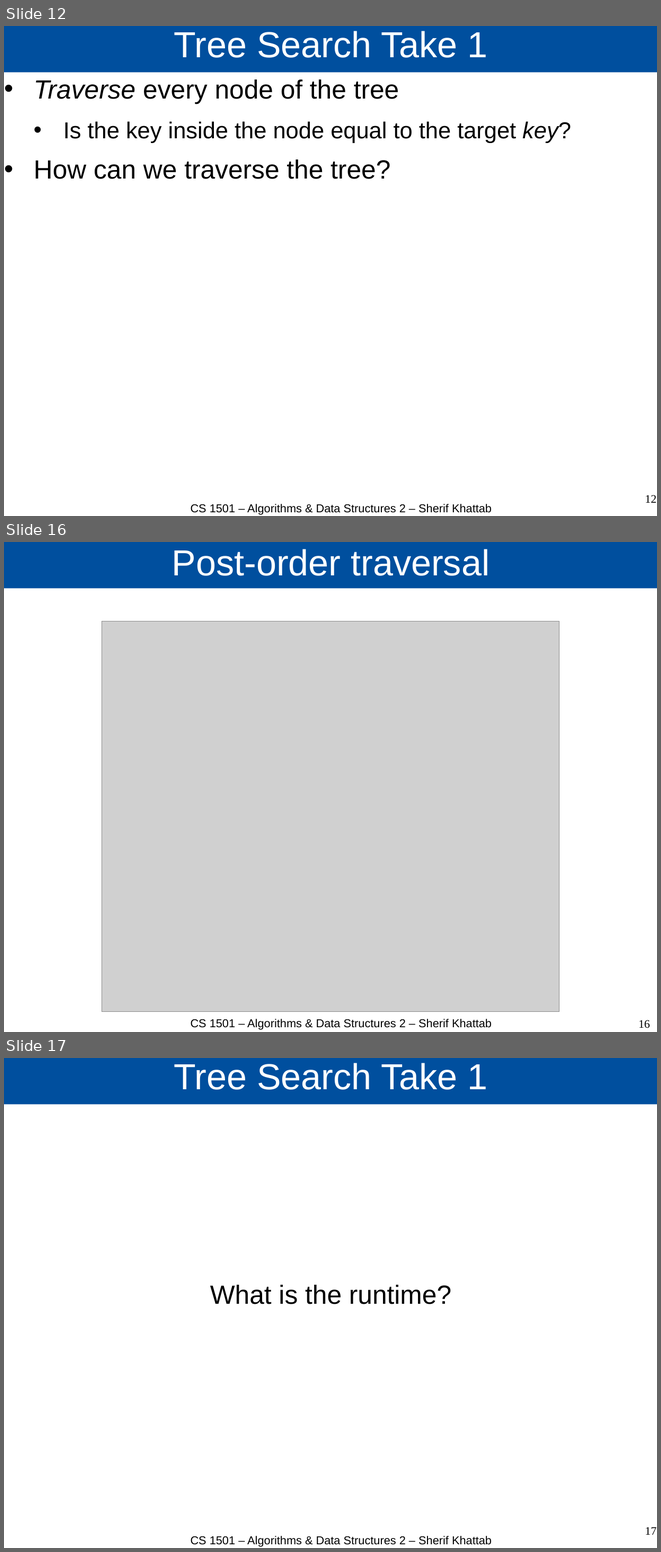
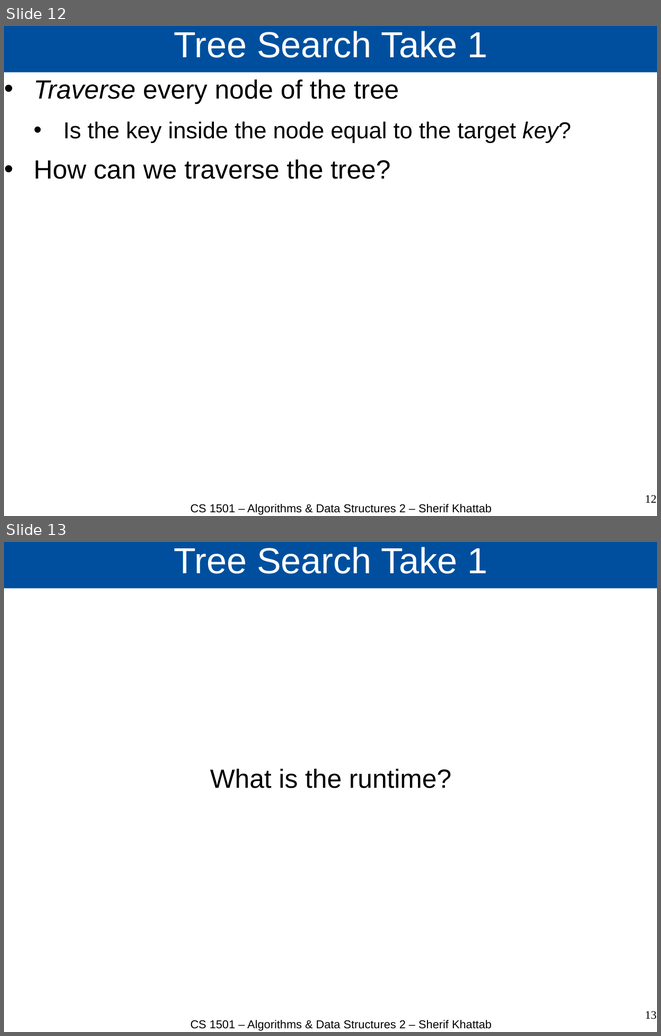
Before and after one commit to cs1501-2224/handouts, a slide deck: DraftSlides/Lecture3.pptx. Shown one above the other, each under a label of ours: slides 12, 16 and 17 before the commit, slides 12 and 13 after it; the slides between them are not shown. The pictures are 661x1552 and 661x1036 pixels, drawn with LibreOffice and Linux fonts; fonts in the diff are those of the drawing; grey boxes stand for pictures. Boxes give left, top, right and bottom in pixels: in the first picture for what was removed or moved away, otherwise in the second. Text is boxed around its words. In the diff, an @@ line names an element or a change of style, - is before the commit and + after.

```diff
--- a/DraftSlides/Lecture3.pptx
+++ b/DraftSlides/Lecture3.pptx
@@ slide 16 removed at bbox=[4, 542, 657, 1032], background #FFFFFF @@
@@ title removed at bbox=[4, 542, 657, 589] @@
-Post-order traversal
@@ picture removed at bbox=[102, 622, 558, 1012] @@
@@ text removed at bbox=[191, 1019, 492, 1030] @@
-CS 1501 – Algorithms & Data Structures 2 – Sherif Khattab
@@ page number removed at bbox=[638, 1020, 650, 1029] @@
-16
@@ what was slide 17 is now slide 13 @@
@@ page number at bbox=[645, 1011, 656, 1020]: text changed @@
-17
+13
```
Also in this commit, not shown: 1 slide changed, 7 other slides removed, 3 other files.
